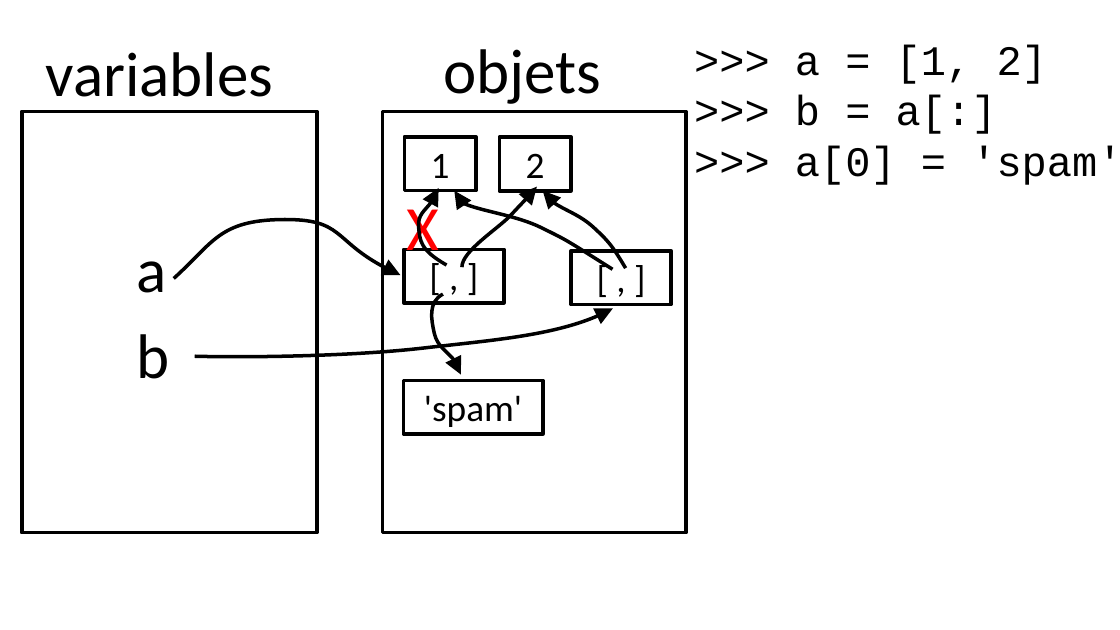
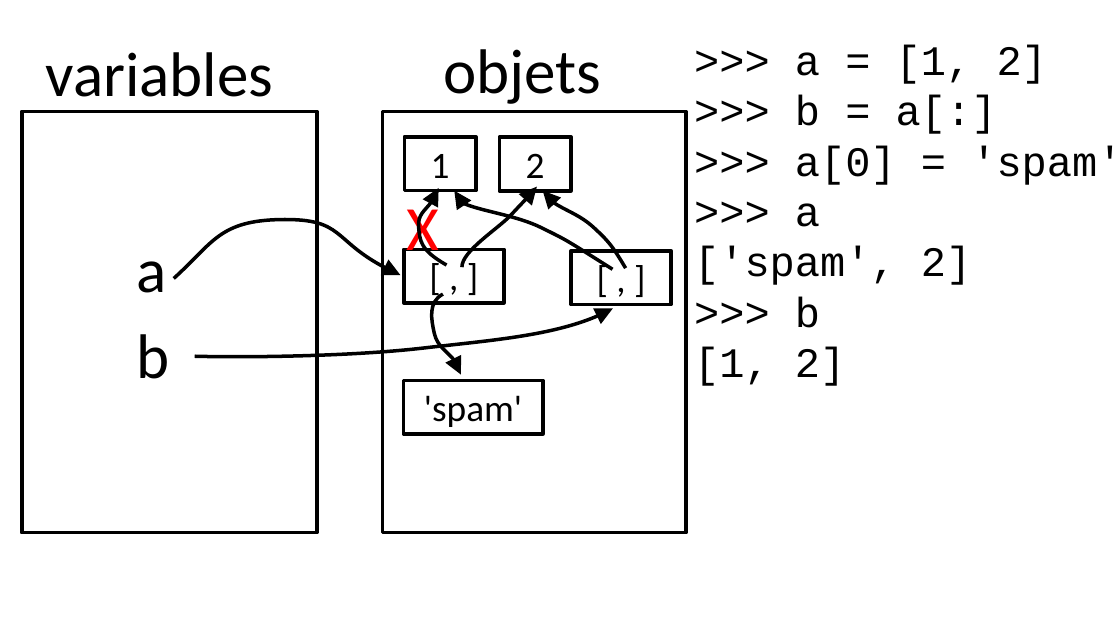
Before and after one commit to parmentelat/flotpython-archive, a slide deck: slide 4 of semaine3/CO12AL-W3-VIDEO04-SLIDE01.pptx. Drawn at 1120x630 pixels with LibreOffice and Linux fonts; fonts in the diff are those of the drawing. Boxes give left, top, right and bottom in pixels: in the first picture for what was removed or moved away, otherwise in the second. Text is boxed around its words. In the diff, an @@ line names an element or a change of style, - is before the commit and + after.

```diff
--- a/semaine3/CO12AL-W3-VIDEO04-SLIDE01.pptx
+++ b/semaine3/CO12AL-W3-VIDEO04-SLIDE01.pptx
@@ text at [694, 203, 971, 386]: paragraphs added @@
+>>> a
+['spam', 2]
+>>> b
+[1, 2]
```
Also in this commit, not shown: 3 other slides changed, 1 other file.
